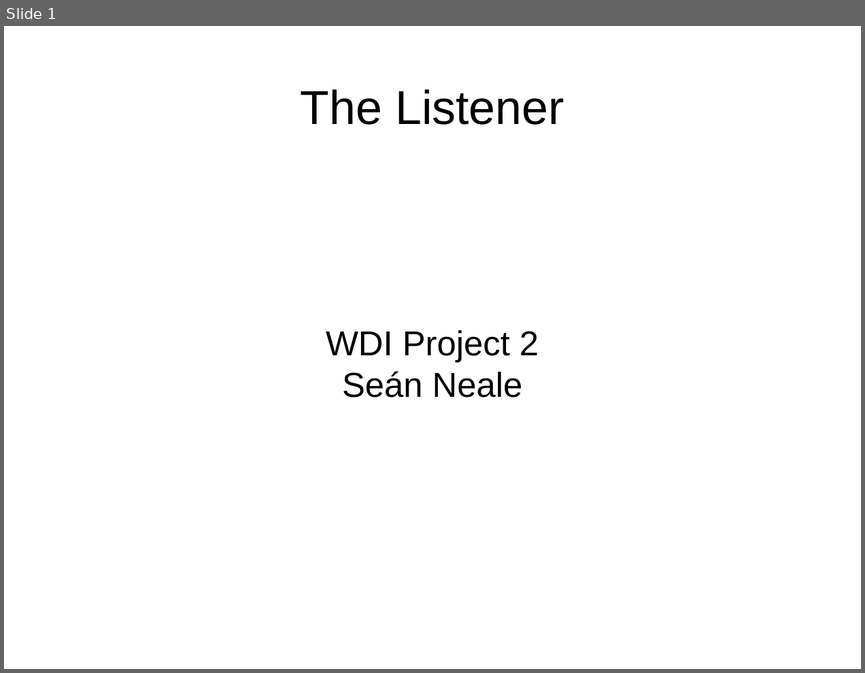
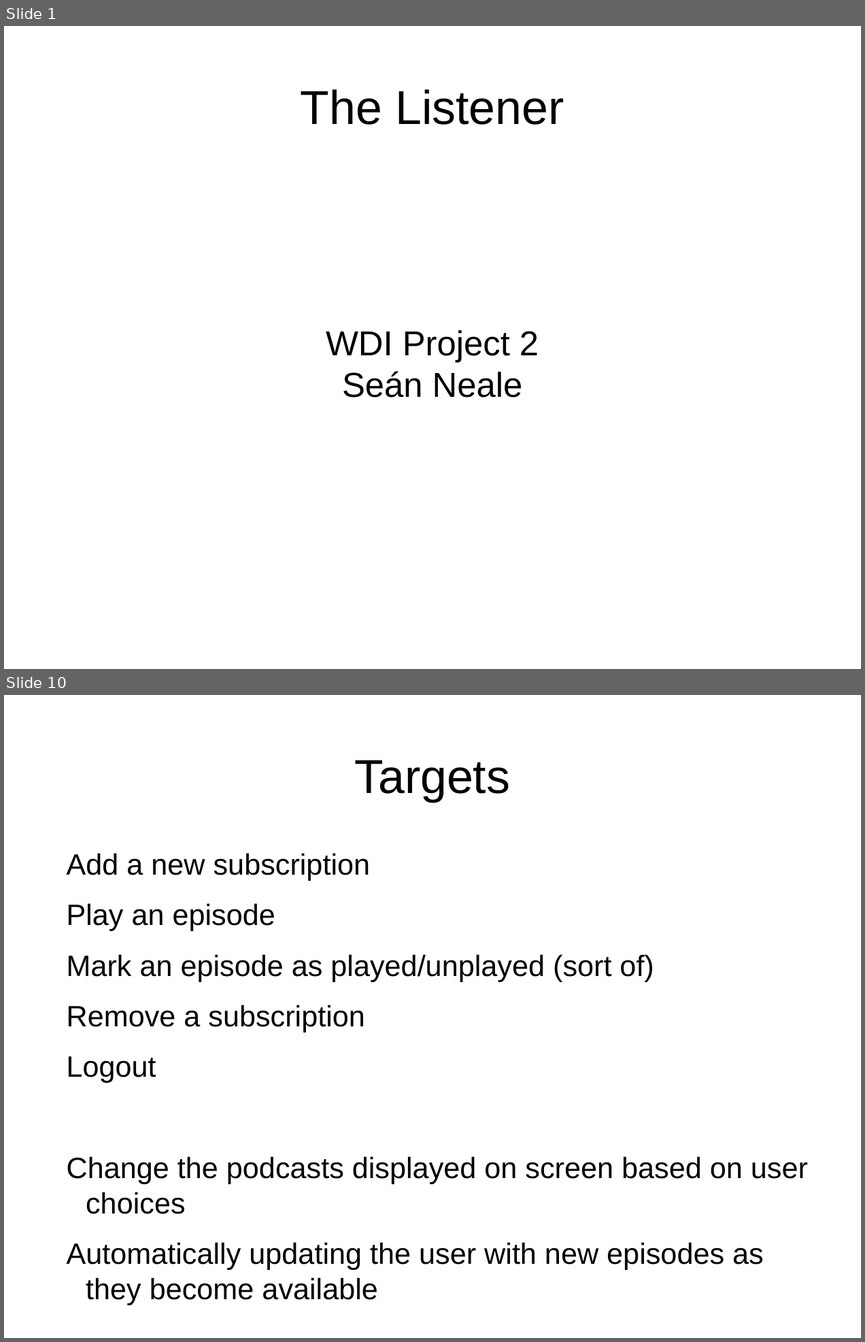
Before and after one commit to seanneale/project2-listener, a slide deck: Project 2 Presentation.odp. Shown one above the other, each under a label of ours: slide 1 before the commit, slides 1 and 10 after it; the slides between them are not shown. The pictures are 865x673 and 865x1342 pixels, drawn with LibreOffice and Linux fonts; fonts in the diff are those of the drawing. Boxes give left, top, right and bottom in pixels: in the first picture for what was removed or moved away, otherwise in the second. Text is boxed around its words. In the diff, an @@ line names an element or a change of style, - is before the commit and + after.

```diff
--- a/Project 2 Presentation.odp
+++ b/Project 2 Presentation.odp
@@ slide 10 added at bbox=[4, 695, 861, 1338], background #FFFFFF @@
@@ title added at bbox=[354, 760, 510, 802], 44 pt, text #000000 @@
+Targets
@@ text added at bbox=[67, 853, 808, 1304], 27.2 pt, text #000000 @@
+Add a new subscription
+Play an episode
+Mark an episode as played/unplayed (sort of)
+Remove a subscription
+Logout
+Change the podcasts displayed on screen based on user choices
+Automatically updating the user with new episodes as they become available
```
Also in this commit, not shown: 11 other slides added, 6 other files.
